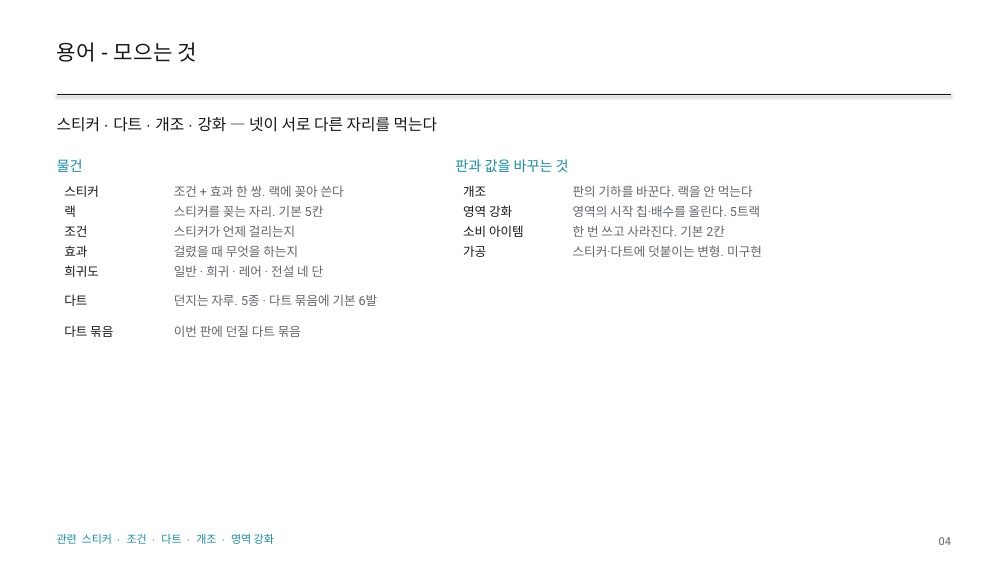
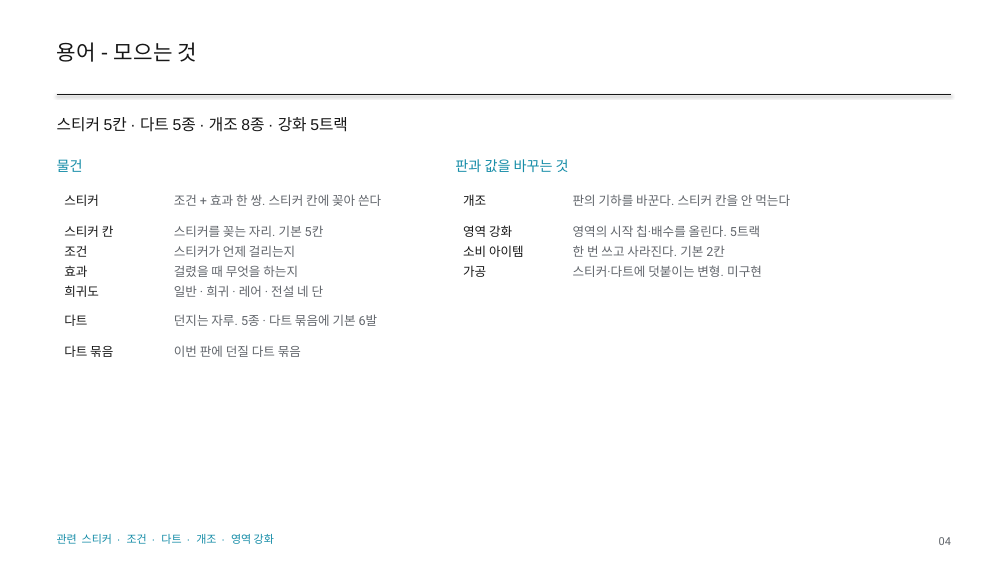
Before and after one commit to GGbong69/test-03, a slide deck: slide 4 of docs/HIGHTONE_기획서.pptx. Drawn at 1008x567 pixels with LibreOffice and Linux fonts; fonts in the diff are those of the drawing. Boxes give left, top, right and bottom in pixels: in the first picture for what was removed or moved away, otherwise in the second. Text is boxed around its words. In the diff, an @@ line names an element or a change of style, - is before the commit and + after.

```diff
--- a/docs/HIGHTONE_기획서.pptx
+++ b/docs/HIGHTONE_기획서.pptx
@@ text at [57,117,348,132]: text changed @@
-스티커 · 다트 · 개조 · 강화 — 넷이 서로 다른 자리를 먹는다
+스티커 5칸 · 다트 5종 · 개조 8종 · 강화 5트랙
@@ table at [57,180,414,361] @@
-row 1, column 2: 조건 + 효과 한 쌍. 랙에 꽂아 쓴다
+row 1, column 2: 조건 + 효과 한 쌍. 스티커 칸에 꽂아 쓴다
-row 2, column 1: 랙
+row 2, column 1: 스티커 칸
@@ table at [456,180,813,281] @@
-row 1, column 2: 판의 기하를 바꾼다. 랙을 안 먹는다
+row 1, column 2: 판의 기하를 바꾼다. 스티커 칸을 안 먹는다
```
Also in this commit, not shown: 37 other slides changed, 3 other files.
